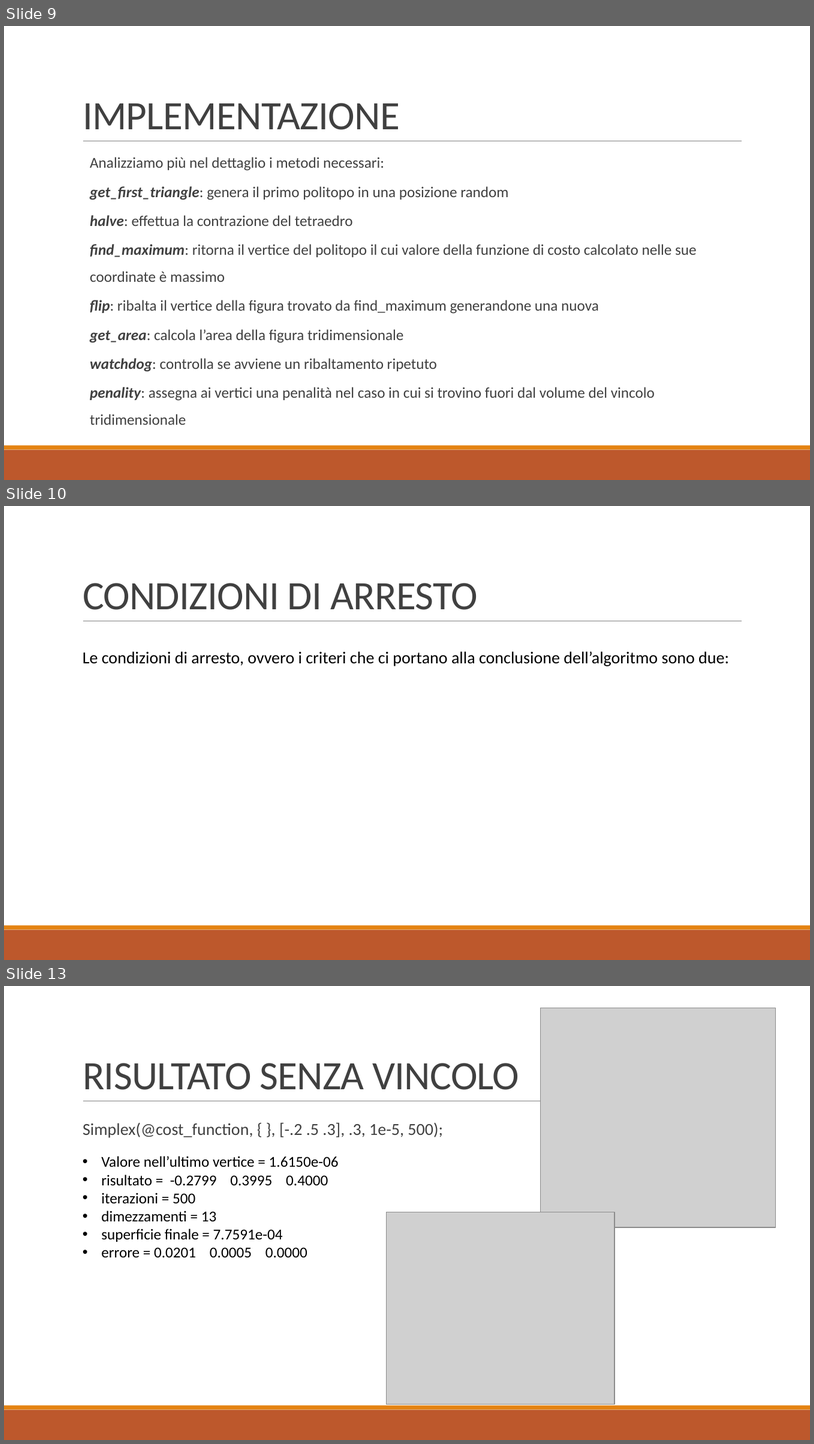
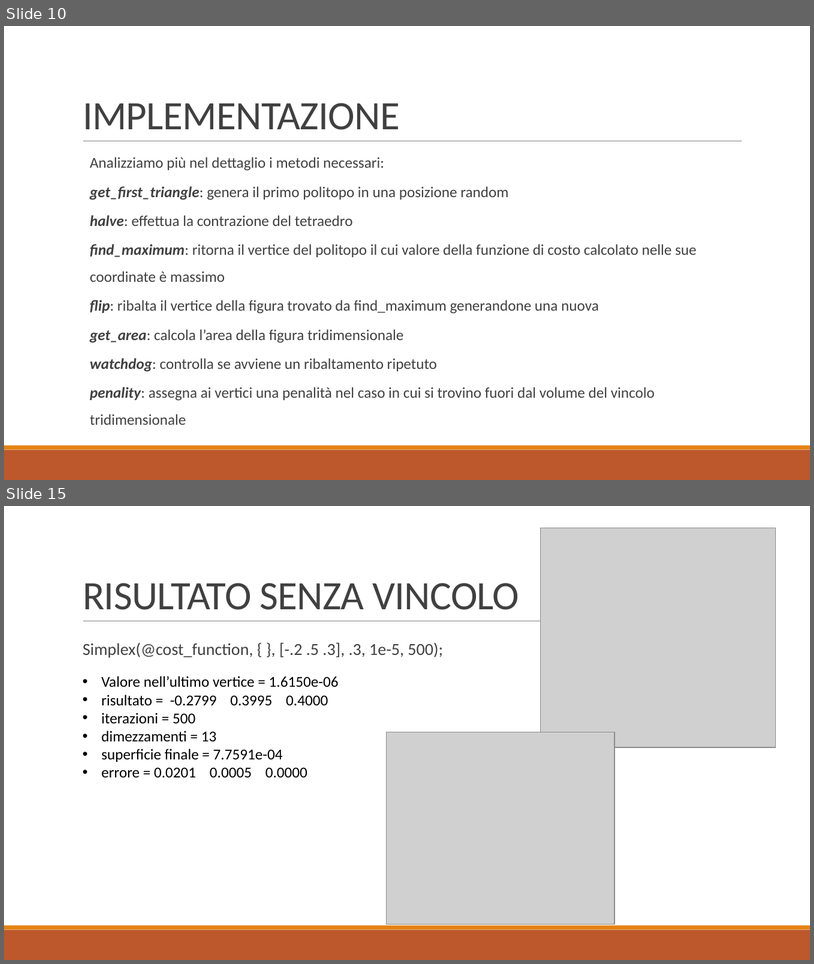
Before and after one commit to baldimario/Simplex, a slide deck: IDENTICAZIONE SISTEMA DI CARICHE PUNTIFORMI DA MISURE DI.pptx. Shown one above the other, each under a label of ours: slides 9, 10 and 13 before the commit, slides 10 and 15 after it; the slides between them are not shown. The pictures are 814x1444 and 814x964 pixels, drawn with LibreOffice and Linux fonts; fonts in the diff are those of the drawing; grey boxes stand for pictures. Boxes give left, top, right and bottom in pixels: in the first picture for what was removed or moved away, otherwise in the second. Text is boxed around its words. In the diff, an @@ line names an element or a change of style, - is before the commit and + after.

```diff
--- a/IDENTICAZIONE SISTEMA DI CARICHE PUNTIFORMI DA MISURE DI.pptx
+++ b/IDENTICAZIONE SISTEMA DI CARICHE PUNTIFORMI DA MISURE DI.pptx
@@ slide 10 removed at (4,506,810,960), background #FFFFFF; not listed: 3 template elements that a slide beside it also shows @@
@@ title removed at (83,583,477,610) @@
-CONDIZIONI DI ARRESTO
@@ text removed at (83,651,729,666) @@
-Le condizioni di arresto, ovvero i criteri che ci portano alla conclusione dell’algoritmo sono due:
@@ what was slide 9 is now slide 10 @@
@@ what was slide 13 is now slide 15 @@
```
Also in this commit, not shown: 4 slides changed, 4 slides added, 2 other slides removed.
